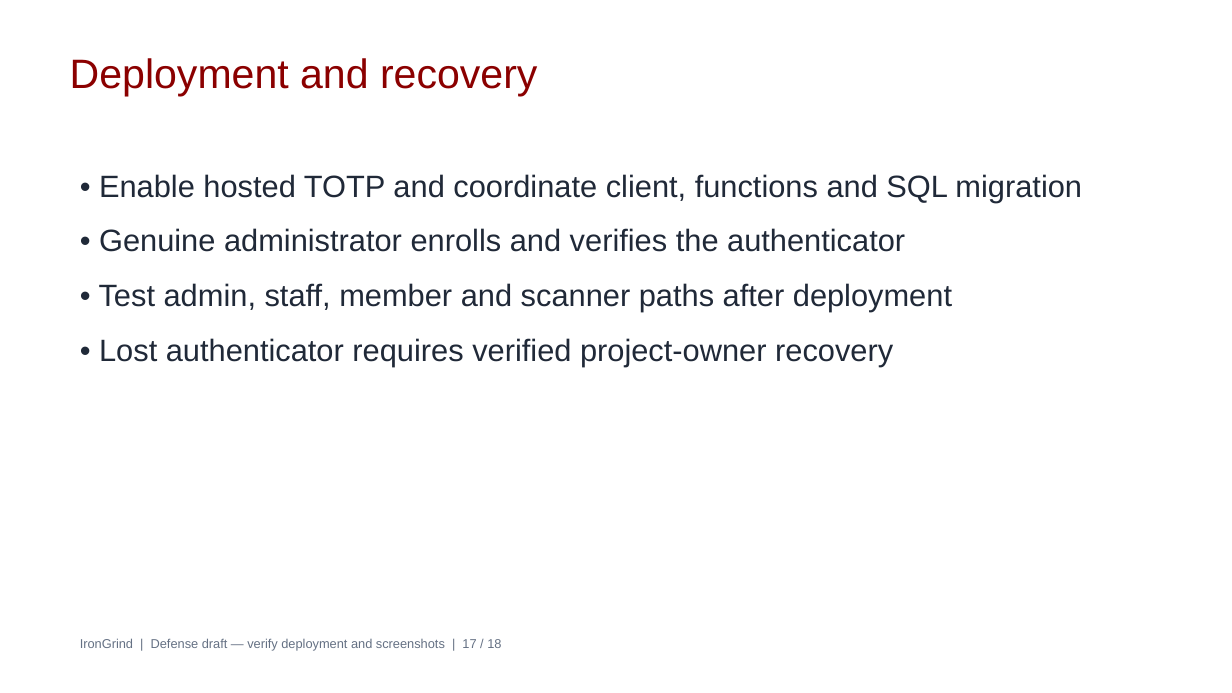
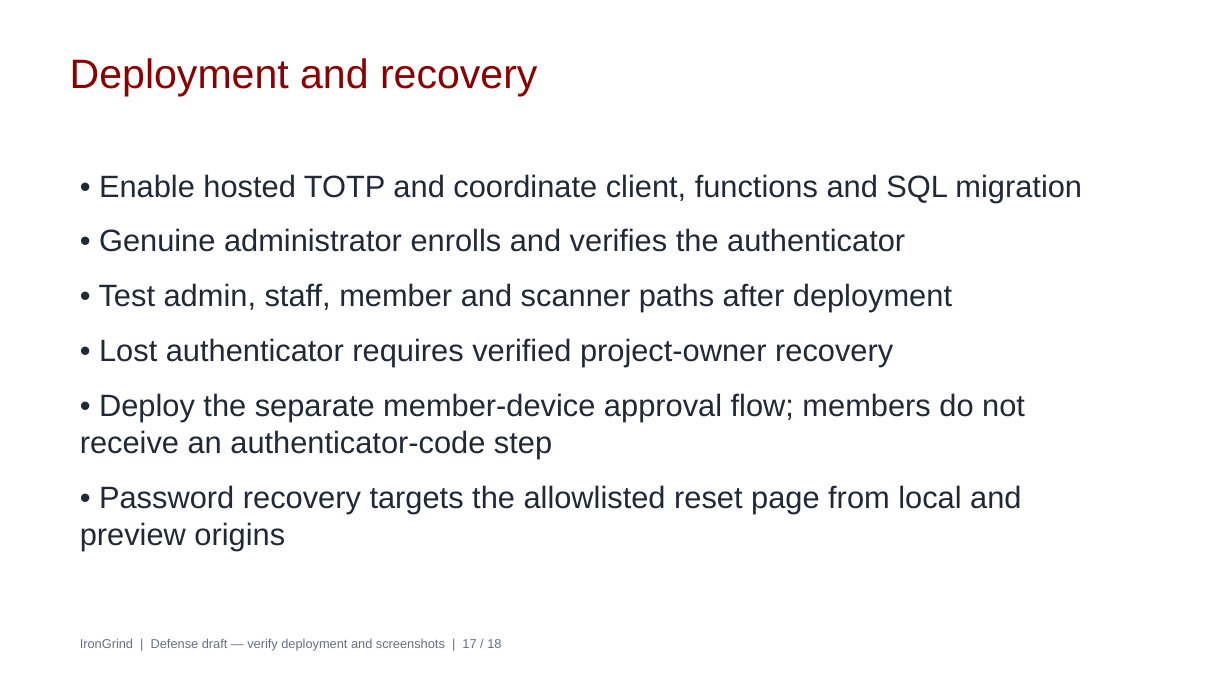
Before and after one commit to IronGrind/irongrind.github.io, a slide deck: slide 17 of Documentations/Defense/Capstone Presentation.pptx. Drawn at 1232x693 pixels with LibreOffice and Linux fonts; fonts in the diff are those of the drawing. Boxes give left, top, right and bottom in pixels: in the first picture for what was removed or moved away, otherwise in the second. Text is boxed around its words. In the diff, an @@ line names an element or a change of style, - is before the commit and + after.

Commit message:
Fix error messages for member creation validation in admin-create-member function and add member_device_approval to regression checks

```diff
--- a/Documentations/Defense/Capstone Presentation.pptx
+++ b/Documentations/Defense/Capstone Presentation.pptx
@@ text at [80,393,1025,551]: paragraphs added @@
+• Deploy the separate member-device approval flow; members do not receive an authenticator-code step
+• Password recovery targets the allowlisted reset page from local and preview origins
```
Also in this commit, not shown: 1 other slide changed, 5 other files.
